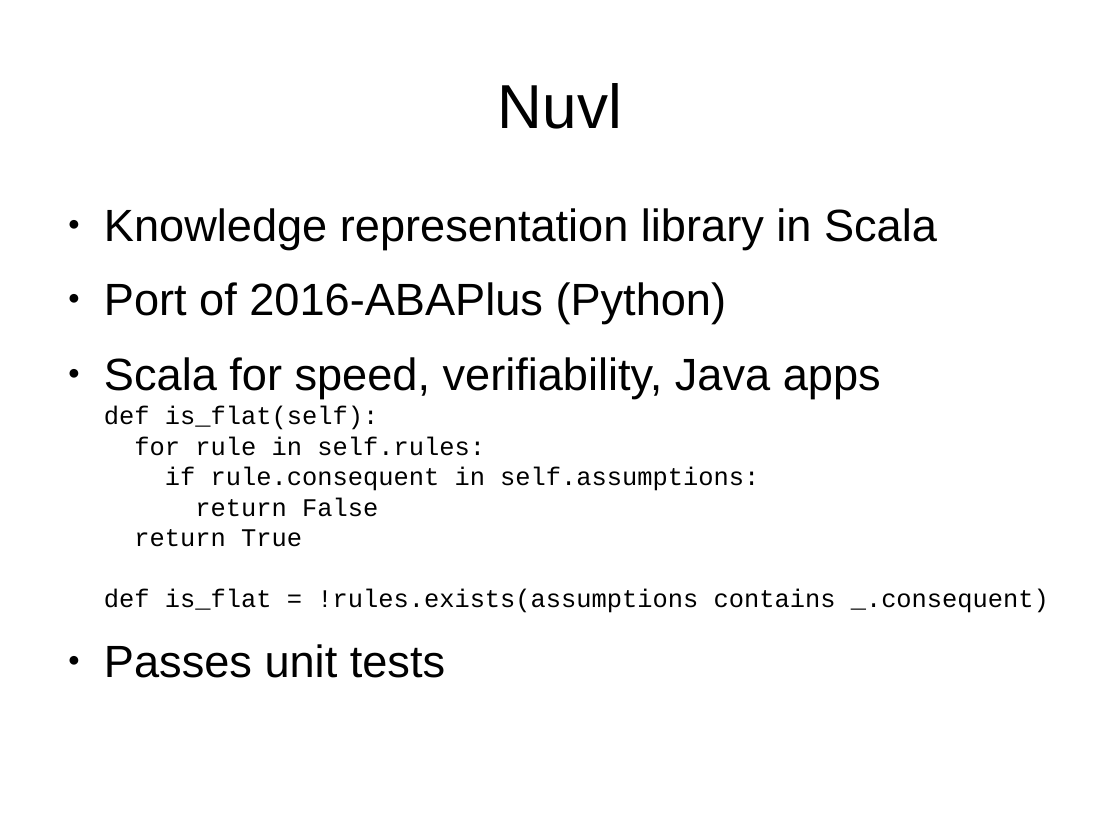
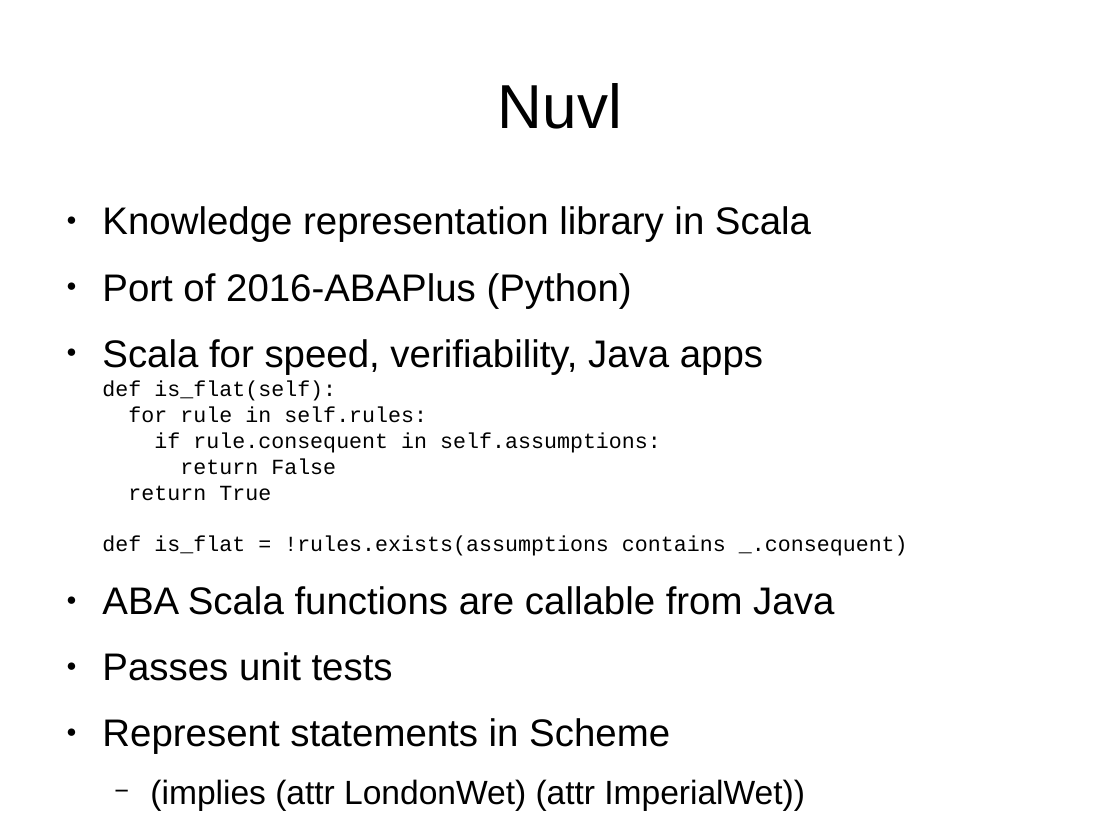
Before and after one commit to jefft0/nuvlworld, a slide deck: slide 3 of doc/Argumentation in Nuvl.odp (slide 5 before the commit). Drawn at 1120x840 pixels with LibreOffice and Linux fonts; fonts in the diff are those of the drawing. Boxes give left, top, right and bottom in pixels: in the first picture for what was removed or moved away, otherwise in the second. Text is boxed around its words. In the diff, an @@ line names an element or a change of style, - is before the commit and + after.

Commit message:
doc: First draft of Argumentation in Nuvl presentation.

```diff
--- a/doc/Argumentation in Nuvl.odp
+++ b/doc/Argumentation in Nuvl.odp
@@ text at box(102, 206, 908, 681): size 32 to 27.2 pt in "Knowledge representation library in Scala", "Port of 2016-ABAPlus (Python)", "Scala for speed, verifiability, Java apps", "Passes unit tests"; size 18 to 15.3 pt in "def is_flat(self): for rule in self.rules: if ..." @@
@@ text at box(102, 586, 834, 615): paragraph added @@
+● ABA Scala functions are callable from Java
@@ text at box(102, 718, 805, 810): paragraphs added @@
+● Represent statements in Scheme
+  − (implies (attr LondonWet) (attr ImperialWet))
```
Also in this commit, not shown: 2 other slides changed, 8 slides added, 4 slides removed.
